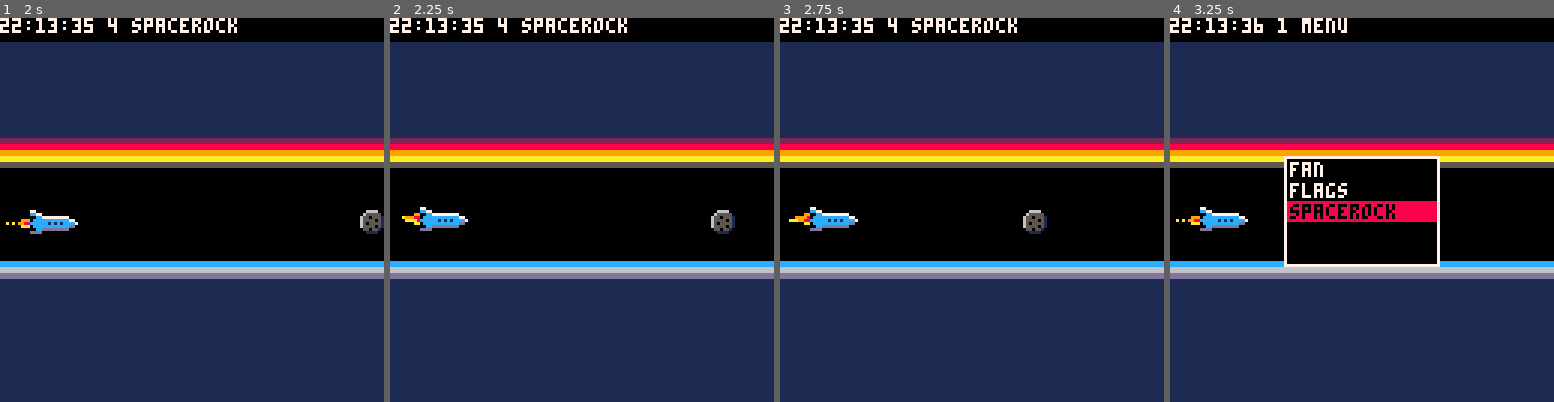
Above: before the commit, frames 1-4 (left to right).
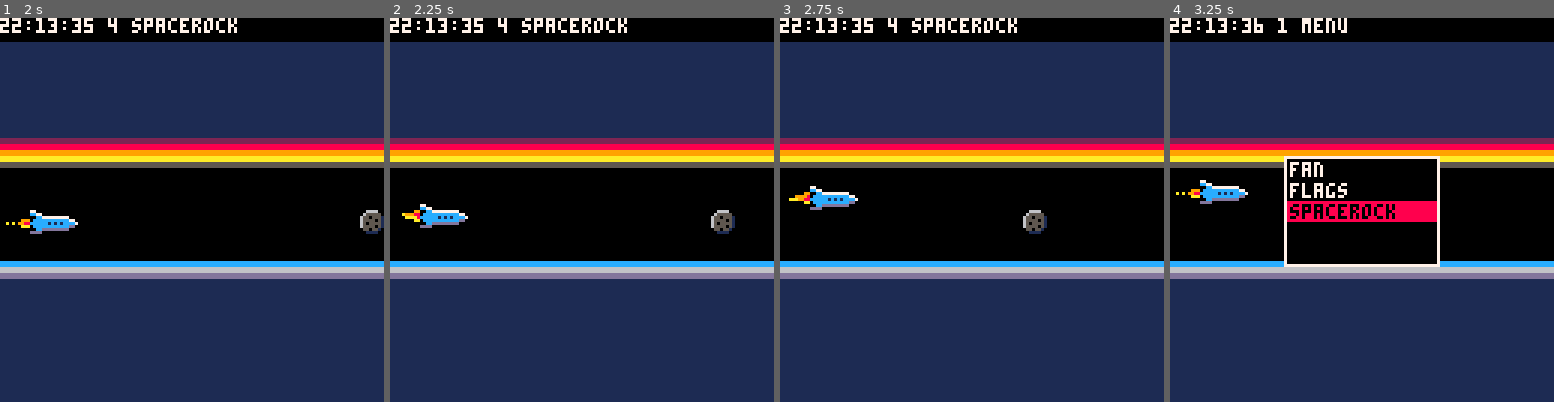
Above: after the commit, the same moments.

Repository: marsfromlars/lamodejuste
Game: PICO-8 cartridge carts/lamodejuste.p8
Two runs of this game, one before a commit and one after it. Both use one fixed random seed, a clock stepped at 60 frames per second and the inputs below.
Inputs:
- Up to frame 1 (2 s): tap X (X key) at 0.33, 1.07, 1.85 s; tap O (Z key) at 0.7, 1.7 s; hold Right from 1.6 s (still down)
- Up to frame 2 (2.25 s): release Right at 2.1 s; tap O (Z key) at 2.1 s; hold Up from 2.15 s (still down)
- Up to frame 3 (2.75 s): release Up at 2.42 s; hold Right from 2.47 s (still down); tap O (Z key) at 2.5 s
- Up to frame 4 (3.25 s): tap O (Z key) at 2.9 s; tap X (X key) at 2.97 s; release Right at 3.03 s; hold Left from 3.08 s (still down)

Frame 1 is identical in both runs. In frame 2, 0.6% of the frame differs, in the area x 3-21%, y 48-56%; in frame 3, 1.1%, in the area x 2-21%, y 43-56%; in frame 4, 1.1%.

Commit message:
work on locomotive game engine

Diff:
--- a/carts/lamodejuste.p8
+++ b/carts/lamodejuste.p8
@@ -233,12 +232,14 @@
     local spaceship = {
         x = 10,
         y = maxy / 2,
+        lateral = 0,
         sprite_num = 4,
         flame = create_animation({1,2,3},10)
     }
     function spaceship:update()
-        if btnp(up) then self.y -= 1 end
-        if btnp(down) then self.y += 1 end
+        if btnp(up) then self.lateral -= .2 end
+        if btnp(down) then self.lateral += .2 end
+        self.y+=self.lateral
         self.flame.x=self.x-8
         self.flame.y=self.y
         self.flame:update()
@@ -295,7 +296,6 @@
         end
     end
     function animation:draw()
-        printh(self.sprite_num.." "..self.sprites[self.sprite_num])
         spr( self.sprites[self.sprite_num], self.x, self.y )
     end
     return animation
--- /dev/null
+++ b/carts/locomotive.p8
@@ -0,0 +1,91 @@
+pico-8 cartridge // http://www.pico-8.com
+version 42
+__lua__
+-- locomotive game engine
+-- (c) 2024 lamosoft
+
+function _init()
+
+    global = {
+        fps = 30
+    }
+    print( "locomotive game engine" )
+    print( "(c) lamosoft" )
+
+    duck1 = create_animation()
+    duck1.y = 20
+    duck1.images = { 1, 2, 3 }
+    duck1.loop_forever = true
+
+end
+
+function _update()
+    duck1:update()
+end
+
+function _draw()
+    cls()
+    duck1:draw()
+end
+
+-->8
+-- sprite
+
+function create_sprite()
+
+    local sprite = {
+        x = 0,
+        y = 0
+    }
+
+    return sprite
+
+end
+
+-->8
+-- animation
+
+function create_animation()
+
+    local animation = {
+        images = {},
+        current = 0,
+        speed = 5,
+        bounce = false,
+        loops = 1,
+        loop_forever = false,
+        timer = global.fps,
+        direction = 1
+    }
+
+    function animation:update()
+        self.timer -= self.speed
+        if self.timer < 0 then
+            self.timer = global.fps
+            self.current += self.direction
+            if self.current > #self.images or self.current < 0 then
+                if self.bounce then
+                    self.direction = -self.direction
+                end
+                self.current += self.direction
+            end
+        end
+    end
+
+    function animation:draw()
+        spr(self.images[self.current], 0, 0)
+    end
+
+    return animation
+
+end
+
+__gfx__
+00000000000000000000000000000000000000000000000000000000000000000000000000000000000000000000000000000000000000000000000000000000
+0000003a000003a000003a0000000000000000000000000000000000000000000000000000000000000000000000000000000000000000000000000000000000
+00000330000003000000300000000000000000000000000000000000000000000000000000000000000000000000000000000000000000000000000000000000
+b3003300b3003300b300030000000000000000000000000000000000000000000000000000000000000000000000000000000000000000000000000000000000
+b3333300b3333300b333330000000000000000000000000000000000000000000000000000000000000000000000000000000000000000000000000000000000
+0b333b000b333b000b333b0000000000000000000000000000000000000000000000000000000000000000000000000000000000000000000000000000000000
+00b9b00000b9b00000b9b00000000000000000000000000000000000000000000000000000000000000000000000000000000000000000000000000000000000
+00909000000900000000900000000000000000000000000000000000000000000000000000000000000000000000000000000000000000000000000000000000
Not shown, added: carts/lamodejuste.p8.png
